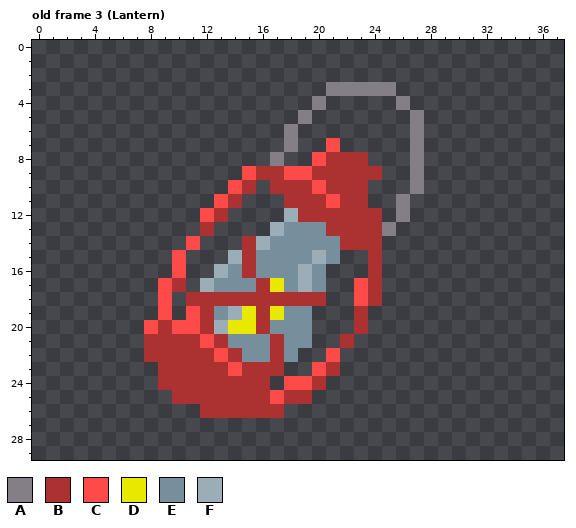
One commit to this pixel-art file: src/game/assets/images/inventory/inventory.aseprite. Above is the file before it was changed.
38x30 pixels, 29 frames. Colours within 5 levels of each other are drawn and written as one. Shown: old frame 3 (Lantern).
Visible layers, top first: "Layer 3", "Layer 1", "Items", "Layer 2", "Layer 4".
Palette (. is transparent): A #847e87  B #ac3232  C #ff4a4a  D #e8e800  E #778f9c  F #9badb7
Pixels before, old frame 3 (Lantern), first column x 8:
 3 .............AAAAA..
 4 ............A.....A.
 5 ...........A.......A
 6 ..........A........A
 7 ..........A..C.....A
 8 .........A..CBBB...A
 9 .......CBBCCBBBBB..A
10 ......CB.BBBCBBB...A
11 .....CB...BBBCBB..A.
12 ....CB....FBBBBBB.A.
13 ....B....FEEEBBBBA..
14 ...C...BFEEEEEBBB...
15 ..C...FBEEEEFE..B...
16 ..C..FEBEEEFE...B...
17 .CB.FEEEBDEFE..CB...
18 .C.BBBBBBBBBB..CB...
19 .C.CBEFDBDEE...B....
20 CBCCBFDDBEEE...B....
21 BBBBCBEEEBEE..B.....
22 BBBBBCBEEBE..C......
23 .BBBBBCBBB..CB......
24 .BBBBBBBB.CCB.......
25 ..BBBBBBBCBB........
26 ....BBBBBB..........
And afterwards:
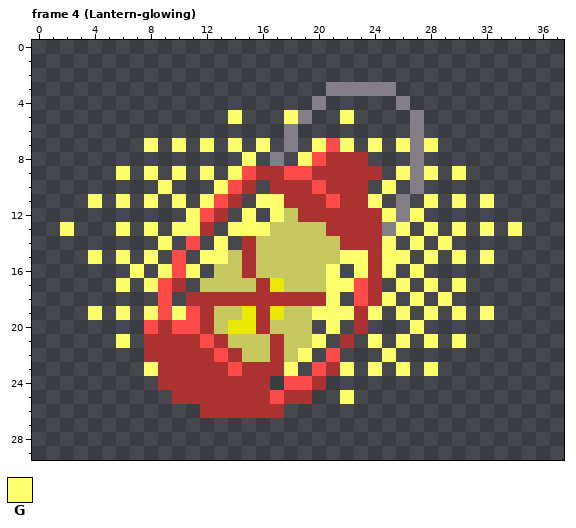
Colours new in this view: G #fdff6b
A new or re-ordered frame is compared with the old frame closest to it.
Edits made:
frames 29 -> 30
layer "Layer 5" added
Colour E changes from #778f9c to #c7c75f.
Frame 4 (Lantern-glowing) is new; against old frame 3 (Lantern), layers "Layer 5", "Layer 2":
The edit turns colour F into colour E in row 12 at x 18; in row 13 at x 17; in row 14 at x 16; in row 15 at x 14 and 20; in row 16 at x 13 and 19; in row 17 at x 12 and 19.
The edit turns colour F into colour E in row 19 at x 14; in row 20 at x 13.
There is now colour G in row 5 at x 14, 18 and 22; in row 7 at x 8, 10, 12, 14, 16, 20, 22, 24, 26 and 28; in row 8 at x 15 and 19; in row 9 at x 6, 8, 10, 12, 14, 26, 28 and 30; in row 10 at x 9, 13 and 25; in row 11 at x 4, 6, 8, 10, 12, 16 to 17, 24, 28, 30 and 32.
There is now colour G in row 12 at x 11, 15, 17, 25 and 27; in row 13 at x 2, 6, 8, 10 to 11, 14 to 16, 26, 28, 30, 32 and 34; in row 14 at x 9, 13, 25, 27 and 29; in row 15 at x 4, 6, 8, 12 to 13, 22 to 23, 25 to 26, 28, 30 and 32; in row 16 at x 7, 9, 11, 21, 23, 25 and 27; in row 17 at x 6, 8, 21 to 22, 26, 28 and 30.
There is now colour G in row 18 at x 21, 25, 27 and 29; in row 19 at x 4, 6, 8, 10, 20 to 22, 24, 26, 28, 30 and 32; in row 20 at x 21 and 27; in row 21 at x 6, 20, 24, 26, 28 and 30; in row 22 at x 19 and 25; in row 23 at x 8, 18, 22, 24, 26 and 28.
There is now colour G in row 25 at x 22.
Boxes around the changes in both pictures, in picture pixels (x1, y1, x2, y2):
changed: (60, 110, 522, 404)
